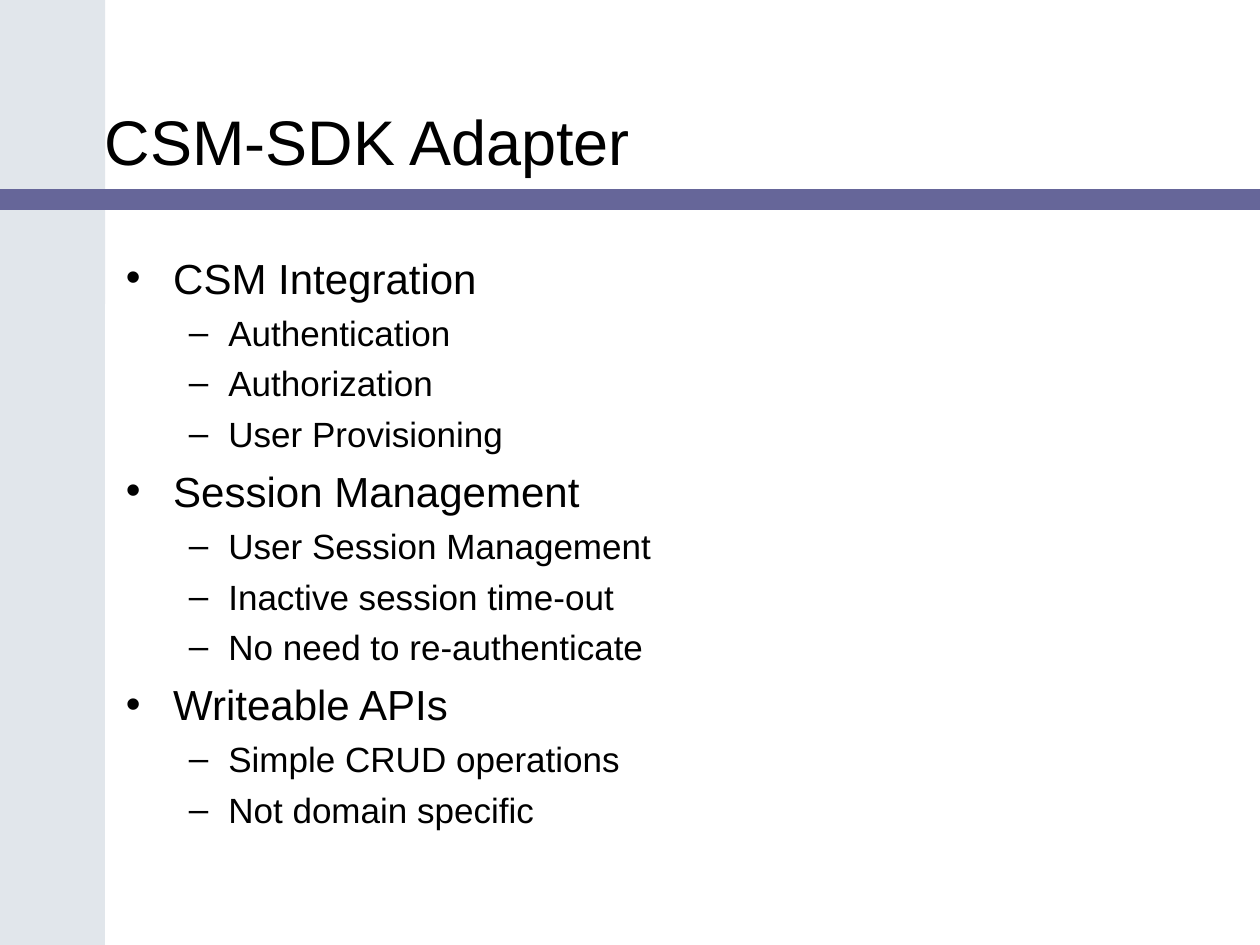
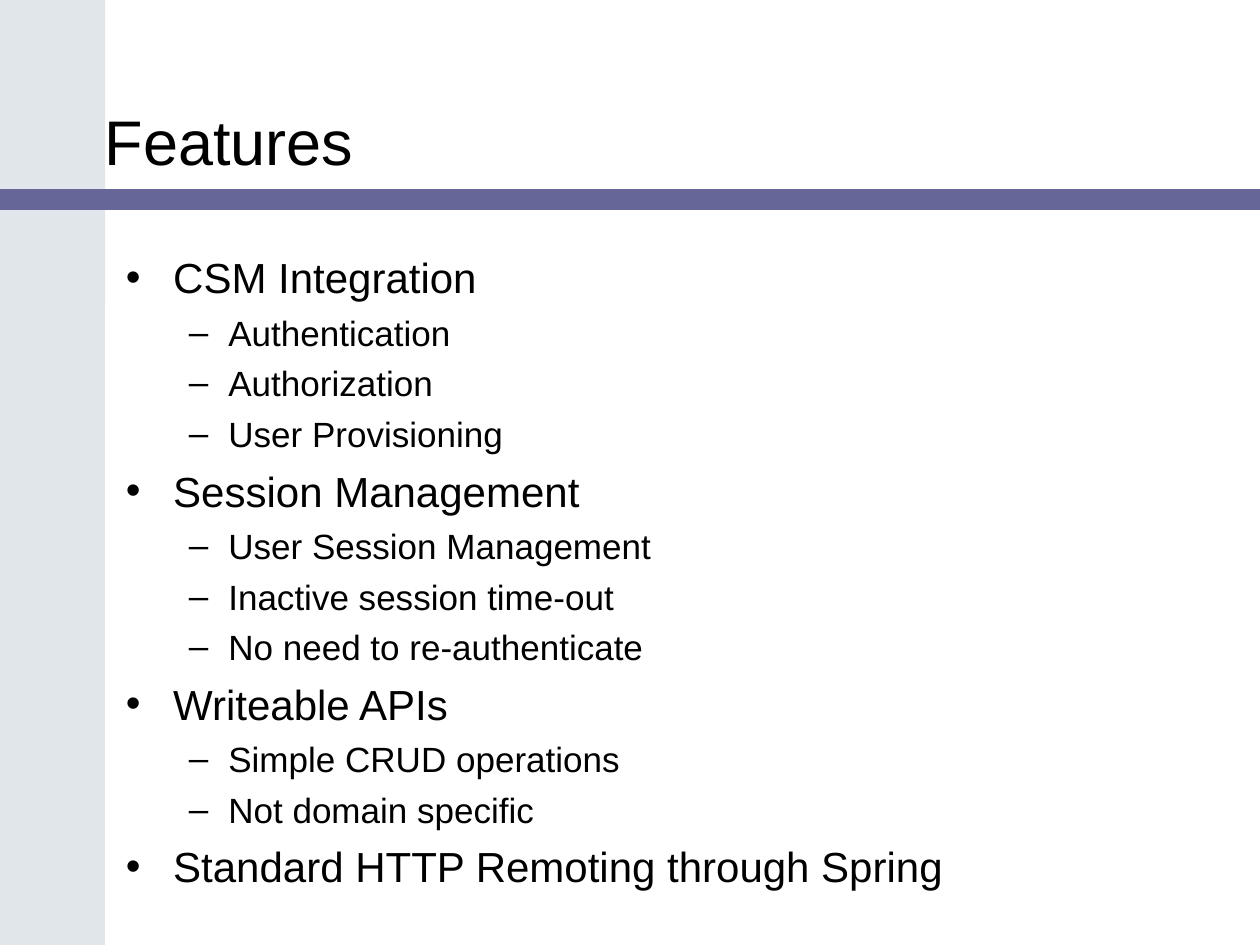
Before and after one commit to CBIIT/common-security-module-docs, a slide deck: slide 5 of Presentations/SDK_Bootcamp_CSM_v1.ppt (slide 6 before the commit). Drawn at 1260x945 pixels with LibreOffice and Linux fonts; fonts in the diff are those of the drawing; background and template pictures are left out. Boxes give left, top, right and bottom in pixels: in the first picture for what was removed or moved away, otherwise in the second. Text is boxed around its words. In the diff, an @@ line names an element or a change of style, - is before the commit and + after.

```diff
--- a/Presentations/SDK_Bootcamp_CSM_v1.ppt
+++ b/Presentations/SDK_Bootcamp_CSM_v1.ppt
@@ title at [105, 121, 353, 166]: text changed @@
-CSM-SDK Adapter
+Features
@@ text at [173, 851, 942, 891]: paragraph added @@
+• Standard HTTP Remoting through Spring
```
Also in this commit, not shown: 8 other slides changed, 11 slides added, 11 slides removed, 1 other file.
